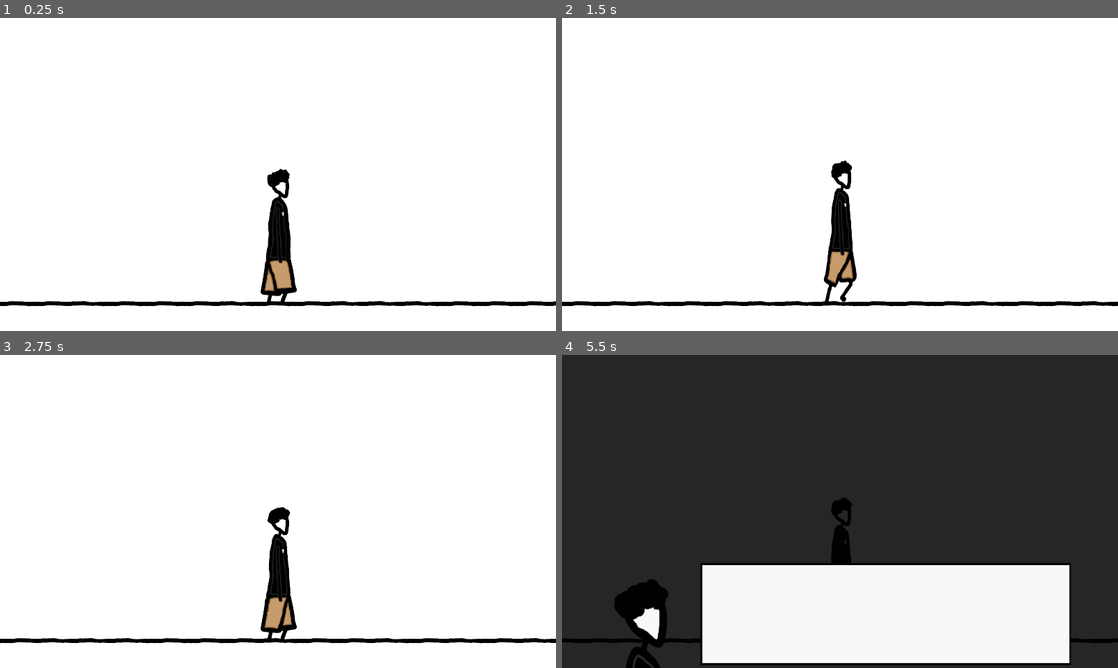
Above: before the commit, frames 1-4 (two rows, left to right).
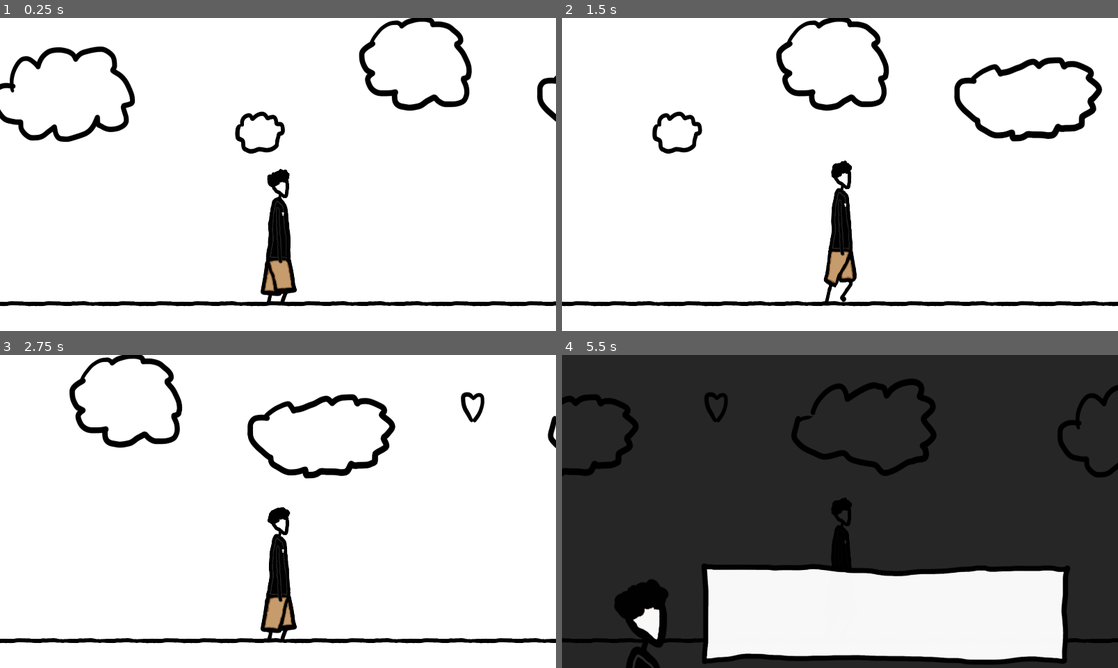
Above: after the commit, the same moments.

Repository: Wish-Granted/Godot-1st-Anniversary-Game
Game: Godot game, scene res://internal/butterflies/Scenes/game_butterfly_manager.tscn
The game is run twice, just before and just after one commit, with the same random seed, the same clock (stepped at 60 frames per second) and the same inputs.
Inputs (mouse positions are in pixels of both pictures, inside the frame that each line leads up to):
- Up to frame 1 (0.25 s): no input
- Up to frame 2 (1.5 s): move the mouse to (962, 158) at 0.52 s; tap A (A) at 0.6 s; click (962, 158) at 0.67 s; tap D (D) at 0.8, 1.35 s; move the mouse to (728, 190) at 1.27 s; click (728, 190) at 1.42 s
- Up to frame 3 (2.75 s): tap A (A) at 1.55, 2.1 s; move the mouse to (333, 442) at 2.02 s; click (333, 442) at 2.17 s; tap D (D) at 2.3 s
- Up to frame 4 (5.5 s): move the mouse to (812, 574) at 2.77 s; tap D (D) at 2.85, 3.8, 5.3 s; click (812, 574) at 2.92 s; tap A (A) at 3.05, 4.55 s; move the mouse to (1006, 558) at 3.52 s; press the mouse at (1006, 558) at 3.53 s; move the mouse to (673, 464) at 4.27 s; release the mouse at (673, 464) at 4.28 s; tap Space (Space) at 4.35 s; click (673, 464) at 4.42 s; move the mouse to (867, 511) at 5.02 s; tap W (W) at 5.1 s; click (867, 511) at 5.17 s

The runs differ from the first frame. In frame 1, 3.1% of the frame differs, in the area x 0-100%, y 0-44%; in frame 2, 3.0%; in frame 3, 3.0%; in frame 4, 7.2%, in the area x 0-100%, y 7-100%.

Commit message:
Add intro background, replace speech asset
Add intro background texture and updated imports; replace temp_speech.png with speech.png and update its import metadata and scene references. Tile the new background across the intro scene by adding a Background Control with multiple TextureRect nodes using the new texture, and move Dylan back to the root. Shorten and tweak intro animation timing in intro.gd (adjusted tween durations and wait times, commented ease settings) and fix a dialog line. Minor scene tweaks: enable mouse_filter in game_butterfly, disable collision layers/masks for a placed Butterfly instance, and update talking_container to use the new speech texture. Minor whitespace fix in score_bar.gd. Update project.godot to set window/size/mode=2.

Diff:
--- a/internal/butterflies/Scenes/game_butterfly.tscn
+++ b/internal/butterflies/Scenes/game_butterfly.tscn
@@ -117,6 +117,7 @@
 offset_bottom = 540.0
 grow_horizontal = 2
 grow_vertical = 2
+mouse_filter = 2
 color = Color(0, 0, 0, 1)
 
 [connection signal="body_entered" from="Death_Borders" to="." method="_on_death_borders_body_entered"]
--- a/internal/butterflies/Scenes/intro.tscn
+++ b/internal/butterflies/Scenes/intro.tscn
@@ -1,6 +1,7 @@
 [gd_scene format=4 uid="uid://bwccjfrravgpu"]
 
 [ext_resource type="Script" uid="uid://cfv084jdqhqj6" path="res://internal/butterflies/Scripts/intro.gd" id="1_4ddut"]
+[ext_resource type="Texture2D" uid="uid://rcg8qukpydhs" path="res://internal/butterflies/Assests/intro_background.png" id="2_6t5dk"]
 [ext_resource type="Texture2D" uid="uid://cvhdicg1qw0tu" path="res://internal/butterflies/Assests/dylan_sprite_sheet.png" id="2_bl4sd"]
 [ext_resource type="Texture2D" uid="uid://bxfj0m1852pon" path="res://internal/butterflies/Assests/arm_sprite_sheet.png" id="3_amja0"]
 [ext_resource type="PackedScene" uid="uid://fmeub2tm17eo" path="res://internal/butterflies/Scenes/tile_map_layer.tscn" id="4_6t5dk"]
@@ -263,23 +264,68 @@
 z_index = 10
 script = ExtResource("1_4ddut")
 
+[node name="Background" type="Control" parent="." unique_id=1359210715]
+layout_mode = 3
+anchors_preset = 0
+offset_right = 40.0
+offset_bottom = 40.0
+
+[node name="BG1" type="TextureRect" parent="Background" unique_id=883101693]
+layout_mode = 1
+anchors_preset = 4
+anchor_top = 0.5
+anchor_bottom = 0.5
+offset_left = -1080.0
+offset_top = -560.0
+offset_right = 2760.0
+offset_bottom = 520.0
+grow_vertical = 2
+pivot_offset_ratio = Vector2(0.5, 0.5)
+texture = ExtResource("2_6t5dk")
+
+[node name="BG2" type="TextureRect" parent="Background" unique_id=1485232887]
+layout_mode = 1
+anchors_preset = 4
+anchor_top = 0.5
+anchor_bottom = 0.5
+offset_left = 2760.0
+offset_top = -560.0
+offset_right = 6600.0
+offset_bottom = 520.0
+grow_vertical = 2
+pivot_offset_ratio = Vector2(0.5, 0.5)
+texture = ExtResource("2_6t5dk")
+
+[node name="BG3" type="TextureRect" parent="Background" unique_id=293159181]
+layout_mode = 1
+anchors_preset = 4
+anchor_top = 0.5
+anchor_bottom = 0.5
+offset_left = 6600.0
+offset_top = -560.0
+offset_right = 10440.0
+offset_bottom = 520.0
+grow_vertical = 2
+pivot_offset_ratio = Vector2(0.5, 0.5)
+texture = ExtResource("2_6t5dk")
+
+[node name="BG4" type="TextureRect" parent="Background" unique_id=613647771]
+layout_mode = 1
+anchors_preset = 4
+anchor_top = 0.5
+anchor_bottom = 0.5
+offset_left = 10440.0
+offset_top = -560.0
+offset_right = 14280.0
+offset_bottom = 520.0
+grow_vertical = 2
+pivot_offset_ratio = Vector2(0.5, 0.5)
+texture = ExtResource("2_6t5dk")
+
 [node name="Dylan" type="CharacterBody2D" parent="." unique_id=1000608154]
 position = Vector2(0, 405)
 collision_layer = 2
 collision_mask = 5
-
-[node name="BG" type="ColorRect" parent="Dylan" unique_id=1944251504]
-anchors_preset = 8
-anchor_left = 0.5
-anchor_top = 0.5
-anchor_right = 0.5
-anchor_bottom = 0.5
-offset_left = -960.0
-offset_top = -1000.0
-offset_right = 960.0
-offset_bottom = 80.0
-grow_horizontal = 2
-grow_vertical = 2
 
 [node name="AnimatedSprite2D_body" type="AnimatedSprite2D" parent="Dylan" unique_id=2020014924]
 position = Vector2(0, -256)
@@ -339,5 +385,7 @@
 [node name="Butterfly" parent="." unique_id=2081427361 instance=ExtResource("9_biuxg")]
 position = Vector2(8860, 0)
 rotation = -0.34906584
+collision_layer = 0
+collision_mask = 0
 
 [connection signal="frame_changed" from="Dylan/AnimatedSprite2D_body" to="." method="_on_animated_sprite_2d_body_frame_changed"]
--- a/internal/butterflies/Scenes/talking_container.tscn
+++ b/internal/butterflies/Scenes/talking_container.tscn
@@ -1,7 +1,7 @@
 [gd_scene format=3 uid="uid://bbjvs2v2uowt0"]
 
 [ext_resource type="Texture2D" uid="uid://d0w3cakdut75y" path="res://internal/butterflies/Assests/dylan_talking.png" id="1_bnb5r"]
-[ext_resource type="Texture2D" uid="uid://bhtioi0dgpj0p" path="res://internal/butterflies/Assests/temp_speech.png" id="2_np3oq"]
+[ext_resource type="Texture2D" uid="uid://bsush7pt2qmrw" path="res://internal/butterflies/Assests/speech.png" id="2_bnb5r"]
 [ext_resource type="FontFile" uid="uid://cjsc0rntpenjp" path="res://internal/butterflies/Assests/ARLRDBD.TTF" id="3_wy8n4"]
 [ext_resource type="Script" uid="uid://c0w12k1f6pinp" path="res://internal/butterflies/Scripts/typewriter_effect.gd" id="4_8qc5v"]
 
@@ -43,7 +43,7 @@
 [node name="Speech_bubble" type="TextureRect" parent="." unique_id=248418982]
 layout_mode = 2
 size_flags_vertical = 0
-texture = ExtResource("2_np3oq")
+texture = ExtResource("2_bnb5r")
 stretch_mode = 2
 
 [node name="Speech" type="RichTextLabel" parent="Speech_bubble" unique_id=1867281202]
--- a/internal/butterflies/Scripts/intro.gd
+++ b/internal/butterflies/Scripts/intro.gd
@@ -55,12 +55,14 @@
 	dylan_direction = 0
 
 	var tween_arm_rotation = create_tween()
-	tween_arm_rotation.tween_property(dylan_arm, "rotation_degrees", -125, 0.5)
-	await get_tree().create_timer(0.75).timeout
+	tween_arm_rotation.set_ease(Tween.EASE_IN_OUT)
+	tween_arm_rotation.tween_property(dylan_arm, "rotation_degrees", -125, 0.3)
+	await get_tree().create_timer(0.5).timeout
 	butterfly.visible = false
 	tween_arm_rotation = create_tween()
-	tween_arm_rotation.tween_property(dylan_arm, "rotation_degrees", 0, 0.5)
-	await get_tree().create_timer(1).timeout
+	tween_arm_rotation.set_ease(Tween.EASE_IN_OUT)
+	tween_arm_rotation.tween_property(dylan_arm, "rotation_degrees", 0, 0.3)
+	await get_tree().create_timer(0.5).timeout
 
 	dylan_direction = 1
 
@@ -117,6 +119,6 @@
 
 var dylan_lines = [
 	"Bro our anniversary is coming up and i still dont know what to get francia...",
-	"Hmm, I always hear people talking about liking having butterflies in their stomach or something...",
+	"Hmm, I always hear people talking about having butterflies in their stomach...",
 	"I know! I could give her some!"
 ]
--- a/project.godot
+++ b/project.godot
@@ -19,6 +19,7 @@
 
 window/size/viewport_width=1920
 window/size/viewport_height=1080
+window/size/mode=2
 window/stretch/mode="viewport"
 
 [input]
Binary file added: internal/butterflies/Assests/intro_background.png
Not shown, added: internal/butterflies/Assests/intro_background.png.import
Binary file added: internal/butterflies/Assests/speech.png
Not shown, changed: internal/butterflies/Assests/speech.png.import
Binary file removed: internal/butterflies/Assests/temp_speech.png
